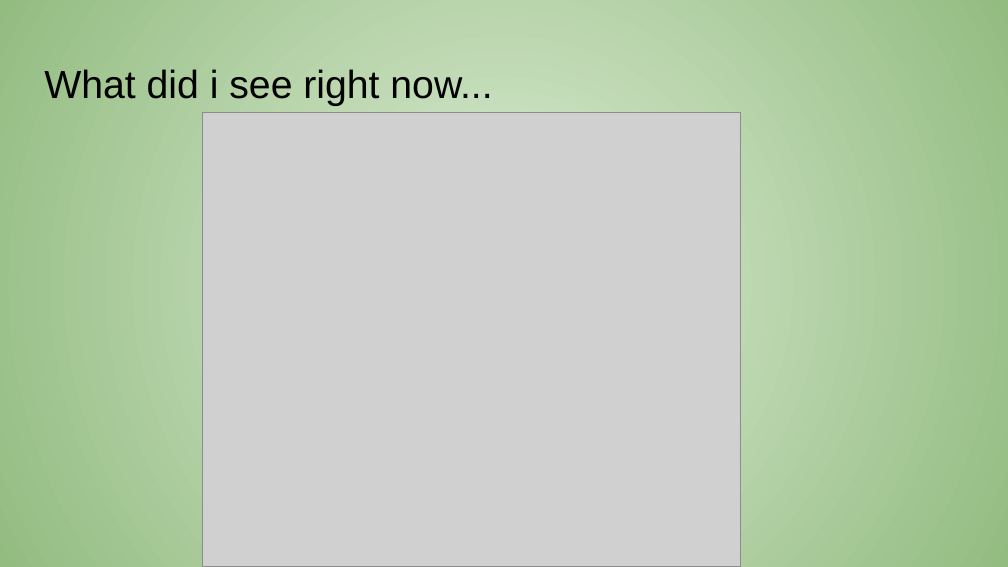
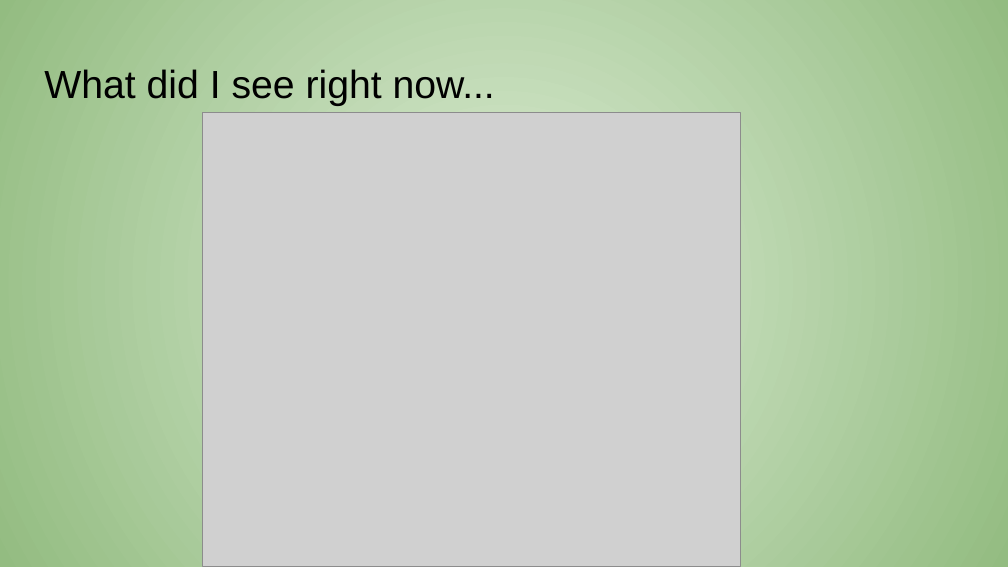
Before and after one commit to amanecer2/spaghetti-to-reactive, a slide deck: slide 17 of from spageti to reactive.pptx (slide 16 before the commit). Drawn at 1008x567 pixels with LibreOffice and Linux fonts; fonts in the diff are those of the drawing; grey boxes stand for pictures. Boxes give left, top, right and bottom in pixels: in the first picture for what was removed or moved away, otherwise in the second. Text is boxed around its words. In the diff, an @@ line names an element or a change of style, - is before the commit and + after.

```diff
--- a/from spageti to reactive.pptx
+++ b/from spageti to reactive.pptx
@@ title at (x1=44, y1=69, x2=495, y2=106): text changed @@
-What did i see right now...
+What did I see right now...
```
Also in this commit, not shown: 11 other slides changed, 1 slide added.
